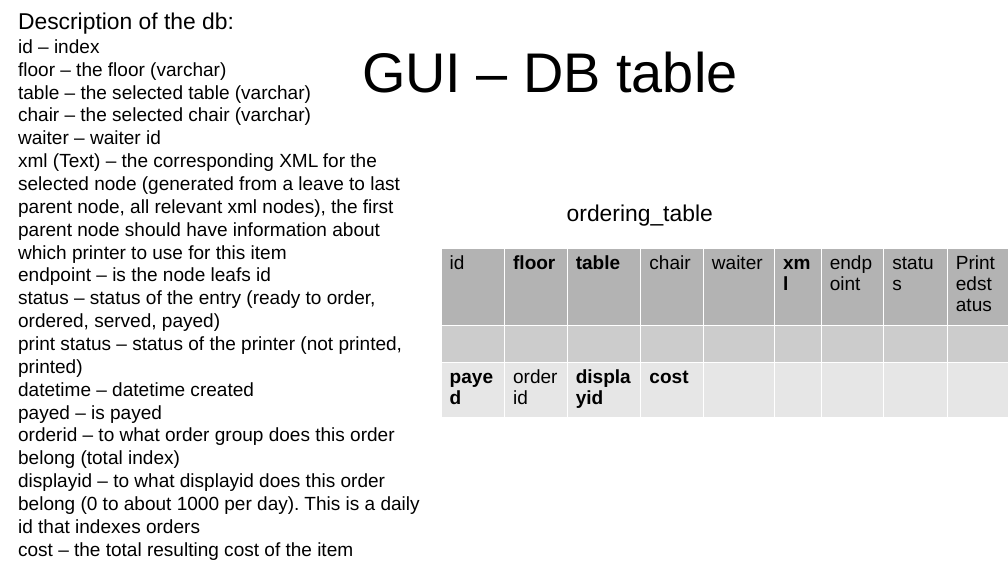
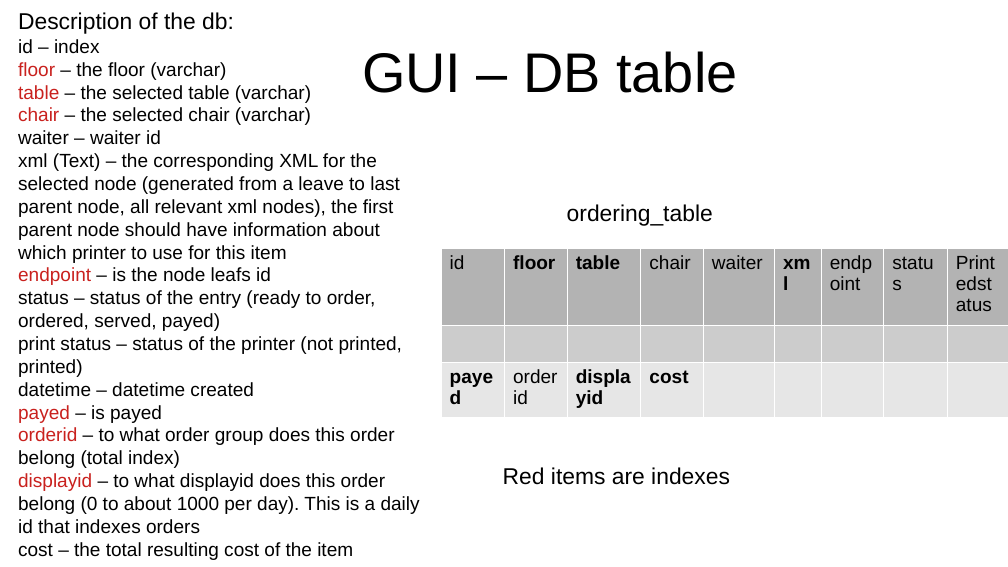
Before and after one commit to GregorGT/GastroManager, a slide deck: slide 5 of Documentation/desktop_android_payments.odp. Drawn at 1008x567 pixels with LibreOffice and Linux fonts; fonts in the diff are those of the drawing. Boxes give left, top, right and bottom in pixels: in the first picture for what was removed or moved away, otherwise in the second. Text is boxed around its words. In the diff, an @@ line names an element or a change of style, - is before the commit and + after.

```diff
--- a/Documentation/desktop_android_payments.odp
+++ b/Documentation/desktop_android_payments.odp
@@ text at <box>18,62,420,534</box>: text colour #000000 to #C9211E in "floor", "table", "chair", "endpoint" and 3 more places @@
@@ text added at <box>503,467,730,485</box>, 18 pt, text #000000 @@
+Red items are indexes
```
Also in this commit, not shown: 3 other files.
